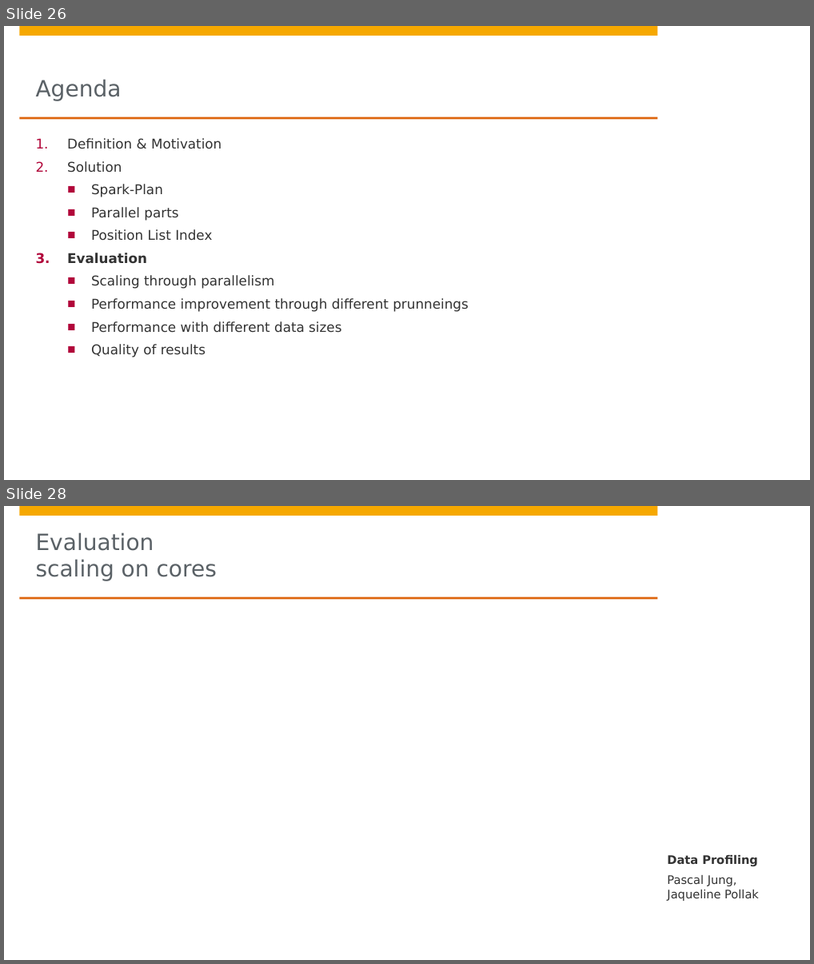
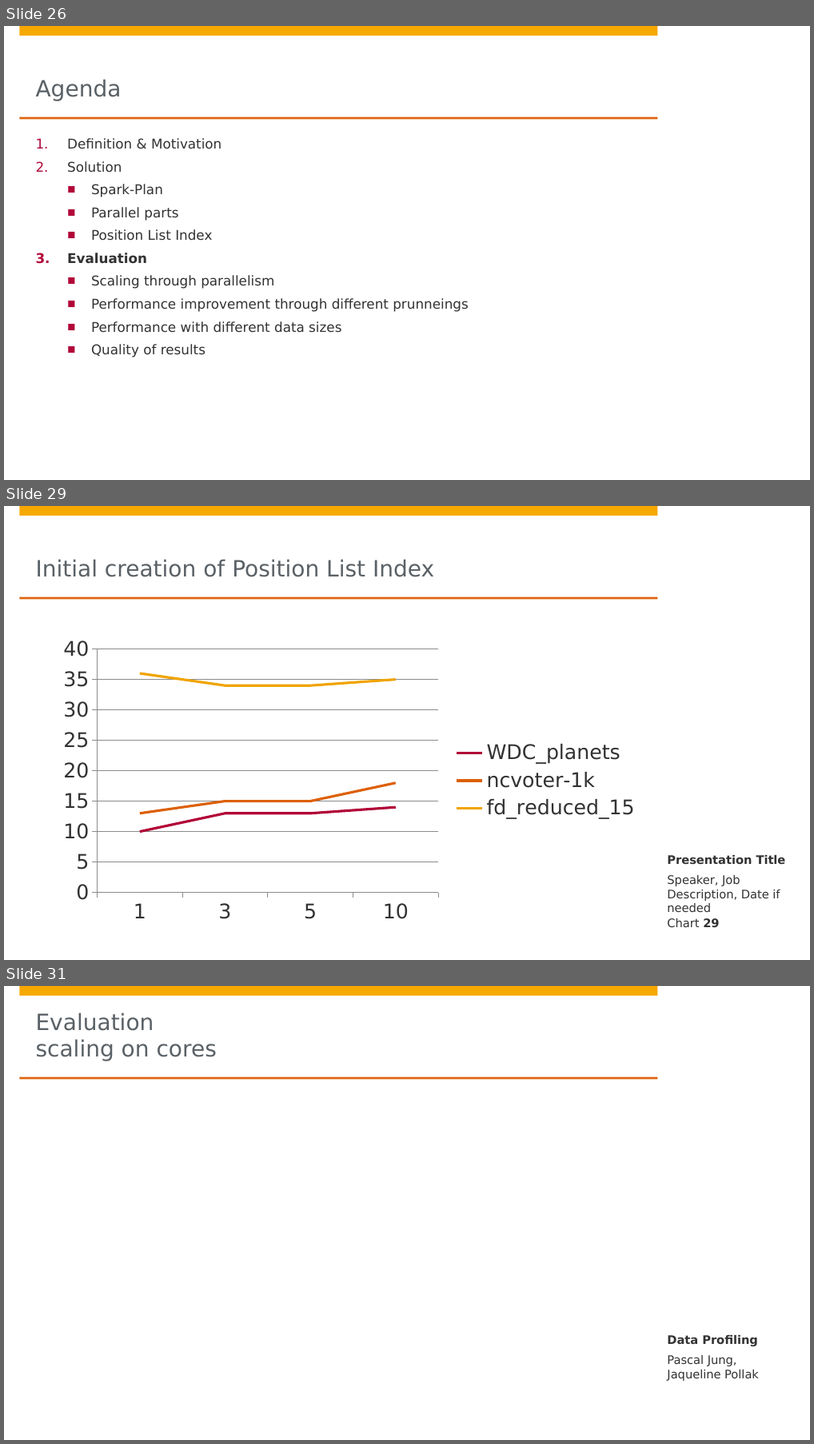
Before and after one commit to DBDA15/data-profiling, a slide deck: presentation.pptx. Shown one above the other, each under a label of ours: slides 26 and 28 before the commit, slides 26, 29 and 31 after it; the slides between them are not shown. The pictures are 814x964 and 814x1444 pixels, drawn with LibreOffice and Linux fonts; fonts in the diff are those of the drawing; background and template pictures are left out. Boxes give left, top, right and bottom in pixels: in the first picture for what was removed or moved away, otherwise in the second. Text is boxed around its words. In the diff, an @@ line names an element or a change of style, - is before the commit and + after.

```diff
--- a/presentation.pptx
+++ b/presentation.pptx
@@ slide 29 added at box(4, 506, 810, 960), background #FFFFFF; not listed: 4 template elements that a slide beside it also shows @@
@@ title added at box(36, 559, 434, 577), 20 pt, text #5A6166 @@
+Initial creation of Position List Index
@@ line chart added at box(51, 631, 648, 929) @@
+categories: 1, 3, 5, 10
+WDC_planets: 10, 13, 13, 14
+ncvoter-1k: 13, 15, 15, 18
+fd_reduced_15: 36, 34, 34, 35
@@ text added at box(667, 855, 786, 864), 10.5 pt, text #323232, bold @@
+Presentation Title
@@ text added at box(667, 875, 780, 912), 10.5 pt, text #323232 @@
+Speaker, Job Description, Date if needed
@@ page number added at box(667, 918, 719, 928), 10.5 pt, text #323232 @@
+Chart 29
@@ what was slide 28 is now slide 31 @@
```
Also in this commit, not shown: 2 slides changed, 2 other slides added.
